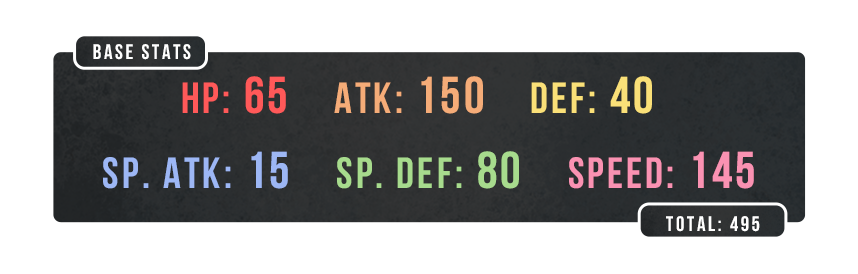
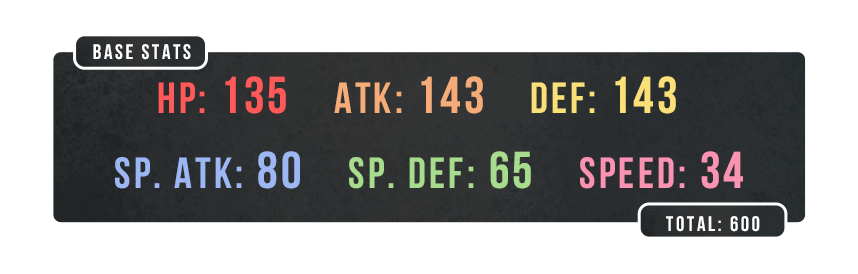
Layer changes from the first 858px x 274px image to the second:
renamed "TOTAL: 495" to "TOTAL: 600", painted on it over [730, 216, 760, 232]
renamed "HP: 65 Atk: 150 Def: 40 Sp. Atk: 15 Sp. Def: 80" to "HP: 135 Atk: 143 Def: 143 Sp. Atk: 80 Sp. Def: 65", painted on it over [103, 76, 754, 189]
